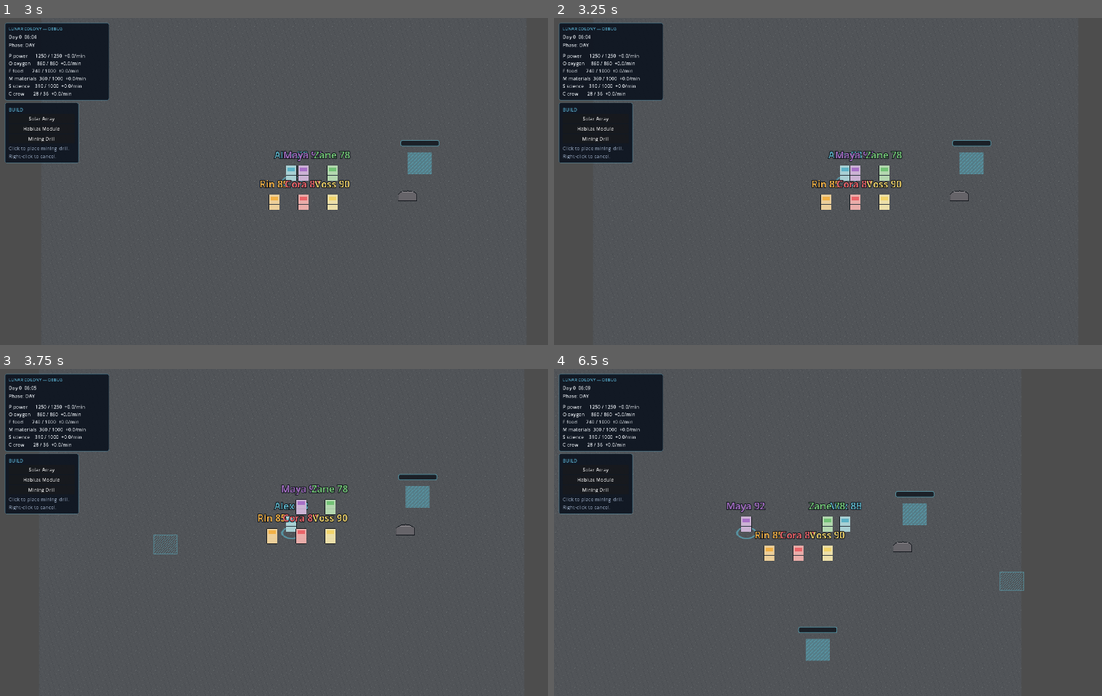
Above: before the commit, frames 1-4 (two rows, left to right).
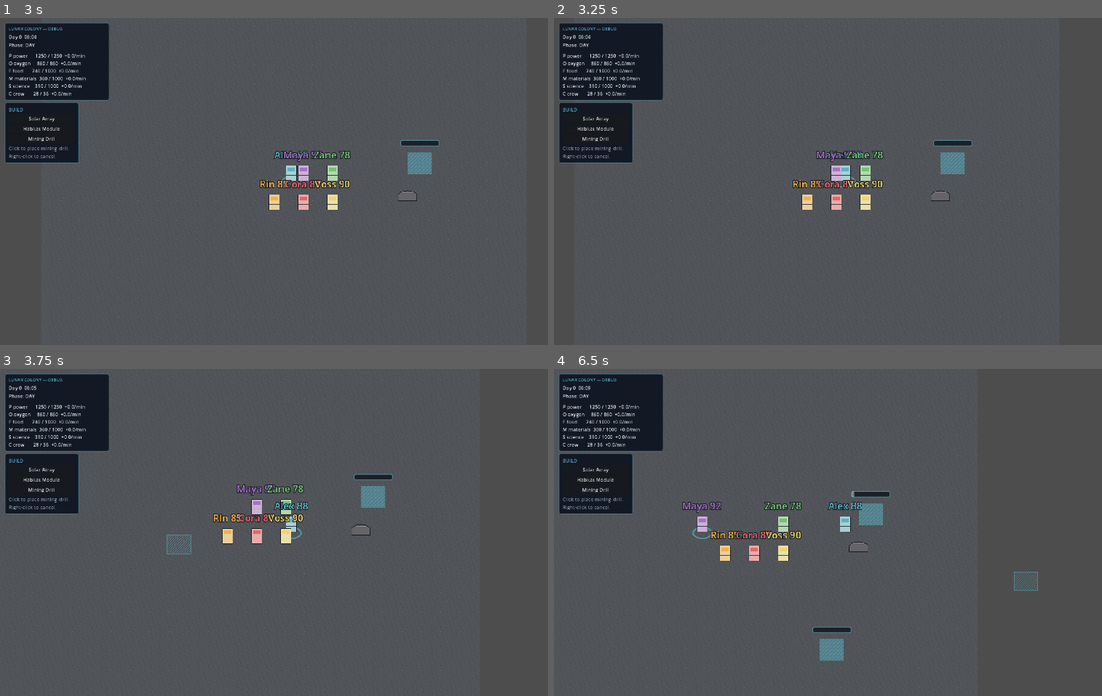
Above: after the commit, the same moments.

Repository: veyyz/mission-dashboard
Game: Godot game, scene res://scenes/world/Ground.tscn
Same seed, same stepped clock (60 frames per second), same inputs: the game is played once before the commit and once after it.
Inputs (mouse positions are in pixels of both pictures, inside the frame that each line leads up to):
- Up to frame 1 (3 s): click "Solar Array" at 0.5 s; click "Habitat Module" at 1.25 s; click "Mining Drill" at 2 s; tap Enter at 2.75 s; move the mouse to (416, 165) at 2.77 s; hold D (move_right) from 2.78 s (still down); tap G (collect_sample) at 2.85 s; click (416, 165) at 2.92 s
- Up to frame 2 (3.25 s): keep holding D (move_right)
- Up to frame 3 (3.75 s): tap Enter at 3.5 s; move the mouse to (175, 548) at 3.52 s; release D (move_right) at 3.53 s; hold S (move_down) from 3.53 s (still down); tap F (deploy_probe) at 3.6 s
- Up to frame 4 (6.5 s): tap Enter at 4.25, 5, 5.75 s; move the mouse to (904, 460) at 4.27 s; release S (move_down) at 4.28 s; hold D (move_right) 4.28-5.03 s; tap R (scan) at 4.35 s; move the mouse to (817, 597) at 5.02 s; hold W (move_up) 5.03-5.78 s; tap 1 (select_crew_1) at 5.1 s; click (817, 597) at 5.17 s; move the mouse to (1019, 581) at 5.77 s; hold A (move_left) from 5.78 s (still down); tap 2 (select_crew_2) at 5.85 s

Frame 1 is identical in both runs. In frame 2, 2.3% of the frame differs, in the area x 3-96%, y 2-99%; in frame 3, 3.0%; in frame 4, 3.6%, in the area x 22-89%, y 0-99%.

Commit message:
fix: crew-vs-crew collision (layer 2) + y_sort on CrewContainer; spec: commit to true iso + unified zoom
- crew now on collision_layer=2, mask=1 — they pass through each other but still collide with buildings (StaticBody2D, layer 1)
- Ground.tscn YSort/CrewContainer now has y_sort_enabled=true so individual crew sort against the placeholder rock by their own y (not the container's)
- futurequest_lunar_mission_godot.md: §1/§4/§5.6/§6/§9/§10 rewritten to commit to Godot's native isometric TileMap and unify the strategic + gameplay views into one zoomable world (Camera2D zoom Tween, no scene transitions)

Diff:
--- a/godot/art_queue.json
+++ b/godot/art_queue.json
@@ -9,50 +9,21 @@
     "animations": ["alex_walking", "alex_idle", "maya_walking", "maya_idle", "zane_walking", "zane_idle", "rin_walking", "rin_idle", "medic_walking", "medic_idle", "commander_walking", "commander_idle"]
   },
   "_round_history": {
-    "round_1_size48_basic": {
-      "_note": "48px, basic shading, no style descriptors. User rejected — too small, generic colors.",
-      "alex": "85db05fa-62fa-4f68-836d-6f354789802e",
-      "maya": "fcbff9aa-7069-4b9b-85e3-6c451254c440",
-      "zane": "3765b4a6-7563-43d2-80bf-213a785a0398",
-      "rin":  "5b3751ce-6f55-42c4-aedb-cdf29bc8684f",
-      "medic": "09c50e88-2707-4c5a-b951-1b56ae3fb3ae",
-      "commander": "6a0023c0-ddb6-4cc5-ab23-de13cea1dc26"
-    },
-    "round_2_size128_anime_muted": {
-      "_note": "128px chibi-anime muted; canvas 180×180. User deleted via UI before integration.",
-      "alex": "121c1da3-88ca-43b1-9bd1-3ce7b03bcacd",
-      "maya": "d4288316-9b7f-4701-a54d-34fb21ee7e86",
-      "zane": "0935fdf6-f110-4d67-b9c0-91d0280a3ac2",
-      "rin":  "cd9178be-c7c6-4388-88e9-f2d5a37dbafd",
-      "medic": "883cd83f-df8a-452a-a192-5cb0b65293d2",
-      "commander": "5ff8007c-7537-491e-bce5-251db9af75c8"
-    },
-    "round_3_size64_8dir": {
-      "_note": "64px chibi 8-dir per pre-update md. alex+maya deleted via MCP, others left in account.",
-      "alex": "9faade42-449a-4d59-9ad9-3678aae5cd8b",
-      "maya": "223aa1ec-baee-4aec-8344-5ad04631e7c6",
-      "zane": "7c981805-967c-4420-9e2a-f4563263b12b",
-      "rin":  "98e16dee-5bdd-46af-a5b2-8e8b10567c2f",
-      "medic": "9e83a4cf-f12c-439c-895d-a7f55ba67282",
-      "commander": "b19616b9-5700-4b9b-b830-06d48035a99e"
-    },
-    "round_4_size128_chibi_athletic": {
-      "_note": "128px chibi 8-dir 'athletic/lean'. User rejected the fitness-model body language and deleted; rewrote md to JRPG/cozy/stylized direction.",
-      "alex": "e4a52616-e8d4-4d2e-b07d-59dac7ffae43",
-      "maya": "a03d3ef4-b48d-4d0a-80e4-7e895528b116",
-      "zane": "8475982e-4a92-417f-a46c-dd4176b249c6",
-      "rin":  "5a9ac670-3c57-491f-9408-e6a41f228851",
-      "medic": "a5880055-3408-44f3-a348-a6c3f699898b",
-      "commander": "4f193f57-6c91-47a7-8876-8625d0319922"
-    }
+    "round_1_size48_basic":             { "_note": "rejected — too small / generic colors. Deleted." },
+    "round_2_size128_anime_muted":      { "_note": "rejected — wrong stylistic family. Deleted." },
+    "round_3_size64_chibi":             { "_note": "deleted mid-flight (md updated to size=128)." },
+    "round_4_size128_chibi_athletic":   { "_note": "rejected — fitness-model body language. Deleted." },
+    "round_5_size128_stylized_anime":   { "_note": "rejected — portrait-like results. Deleted." },
+    "round_6_size128_stylized_jrpg":    { "_note": "rejected — outputs read as casual streetwear (park ranger / catsuit) because 'spacesuit' alone wasn't enough. Deleted." },
+    "round_7_size128_stylized_astronaut_tells": { "_note": "user aborted before full results landed — deleted to retry with same prompts (stochastic re-roll).", "alex": "d8e0485b-6e64-4ce3-a7b7-1a55e6bd3bd2", "maya": "d9efc706-0a0e-4d38-9a5f-133ab53b6d70", "zane": "f26de161-316c-4c7b-8c6a-9cba2b058834", "rin": "8d919283-e14e-4c3a-b56d-3e80d65e5620", "medic": "d208326b-275a-4f17-9b33-324b1a3f6371", "commander": "d6217069-9fca-46b4-8e66-1f752118c994" }
   },
   "characters": [
-    { "name": "alex",      "id": "78452151-b50d-4349-90e5-b460eddcda39", "role": "engineer",  "round": 5, "size": 128, "n_directions": 8, "proportions": "stylized", "style": "lunar_colony_character_generation.md verbatim (JRPG cozy / layered outfits)", "status": "queued", "integrated": false, "queued_at": "2026-05-01" },
-    { "name": "maya",      "id": "cfe66c7a-fc9a-4750-8b18-be483446b55a", "role": "scientist", "round": 5, "size": 128, "n_directions": 8, "proportions": "stylized", "style": "lunar_colony_character_generation.md verbatim (JRPG cozy / layered outfits)", "status": "queued", "integrated": false, "queued_at": "2026-05-01" },
-    { "name": "zane",      "id": "7f30886c-6984-4900-bb85-e88077cabae7", "role": "botanist",  "round": 5, "size": 128, "n_directions": 8, "proportions": "stylized", "style": "lunar_colony_character_generation.md verbatim (JRPG cozy / layered outfits)", "status": "queued", "integrated": false, "queued_at": "2026-05-01" },
-    { "name": "rin",       "id": "2e1e528d-9901-4ce8-a9a3-f5d712b2949a", "role": "geologist", "round": 5, "size": 128, "n_directions": 8, "proportions": "stylized", "style": "lunar_colony_character_generation.md verbatim (JRPG cozy / layered outfits)", "status": "queued", "integrated": false, "queued_at": "2026-05-01" },
-    { "name": "medic",     "id": "cab76504-7e77-4b77-acc7-ac409410e3e8", "role": "medic",     "round": 5, "size": 128, "n_directions": 8, "proportions": "stylized", "style": "lunar_colony_character_generation.md verbatim (JRPG cozy / layered outfits)", "status": "queued", "integrated": false, "queued_at": "2026-05-01" },
-    { "name": "commander", "id": "eeebaa73-716c-4ad1-a348-258091c8988c", "role": "commander", "round": 5, "size": 128, "n_directions": 8, "proportions": "stylized", "style": "lunar_colony_character_generation.md verbatim (JRPG cozy / layered outfits)", "status": "queued", "integrated": false, "queued_at": "2026-05-01" }
+    { "name": "alex",      "id": "507f6045-6688-4210-8e40-2dfd838d2ece", "role": "engineer",  "round": 8, "size": 128, "n_directions": 8, "proportions": "stylized", "style": "lunar_colony_character_generation.md verbatim — astronaut tells (sealed pressure suit / rigid chest module / neck ring / life support backpack / pressure gauntlet gloves / pressurized boots) + JRPG suffix", "status": "queued", "integrated": false, "queued_at": "2026-05-01" },
+    { "name": "maya",      "id": "4ce86526-d4db-41bd-9870-1a80a8a7b7be", "role": "scientist", "round": 8, "size": 128, "n_directions": 8, "proportions": "stylized", "style": "lunar_colony_character_generation.md verbatim — astronaut tells", "status": "queued", "integrated": false, "queued_at": "2026-05-01" },
+    { "name": "zane",      "id": "518e56f0-4ee3-4c21-83ba-4a08e4b771fb", "role": "botanist",  "round": 8, "size": 128, "n_directions": 8, "proportions": "stylized", "style": "lunar_colony_character_generation.md verbatim — astronaut tells", "status": "queued", "integrated": false, "queued_at": "2026-05-01" },
+    { "name": "rin",       "id": "164b2fae-fc70-4425-a1df-ed0e89ddb612", "role": "geologist", "round": 8, "size": 128, "n_directions": 8, "proportions": "stylized", "style": "lunar_colony_character_generation.md verbatim — astronaut tells", "status": "queued", "integrated": false, "queued_at": "2026-05-01" },
+    { "name": "medic",     "id": "24230fed-9096-4481-9a76-620c9f57b883", "role": "medic",     "round": 8, "size": 128, "n_directions": 8, "proportions": "stylized", "style": "lunar_colony_character_generation.md verbatim — astronaut tells", "status": "queued", "integrated": false, "queued_at": "2026-05-01" },
+    { "name": "commander", "id": "1ce33025-4bee-4ac1-ac53-b4e50f7f3f58", "role": "commander", "round": 8, "size": 128, "n_directions": 8, "proportions": "stylized", "style": "lunar_colony_character_generation.md verbatim — astronaut tells + helmet-clipped-to-belt", "status": "queued", "integrated": false, "queued_at": "2026-05-01" }
   ],
   "animations": [],
   "buildings": [
--- a/godot/scenes/crew/CrewMember.tscn
+++ b/godot/scenes/crew/CrewMember.tscn
@@ -6,6 +6,8 @@
 radius = 8.0
 
 [node name="CrewMember" type="CharacterBody2D"]
+collision_layer = 2
+collision_mask = 1
 script = ExtResource("1_crew")
 
 [node name="SelectionRing" type="Sprite2D" parent="."]
--- a/godot/scenes/world/Ground.tscn
+++ b/godot/scenes/world/Ground.tscn
@@ -20,6 +20,7 @@
 y_sort_enabled = true
 
 [node name="CrewContainer" type="Node2D" parent="YSort"]
+y_sort_enabled = true
 script = ExtResource("2_selman")
 
 [node name="Rock" type="Node2D" parent="YSort"]
Not shown, changed: futurequest_lunar_mission_godot.md
Not shown, changed: godot/logs/phase_4_test.log
Not shown, changed: lunar_colony_character_generation.md
